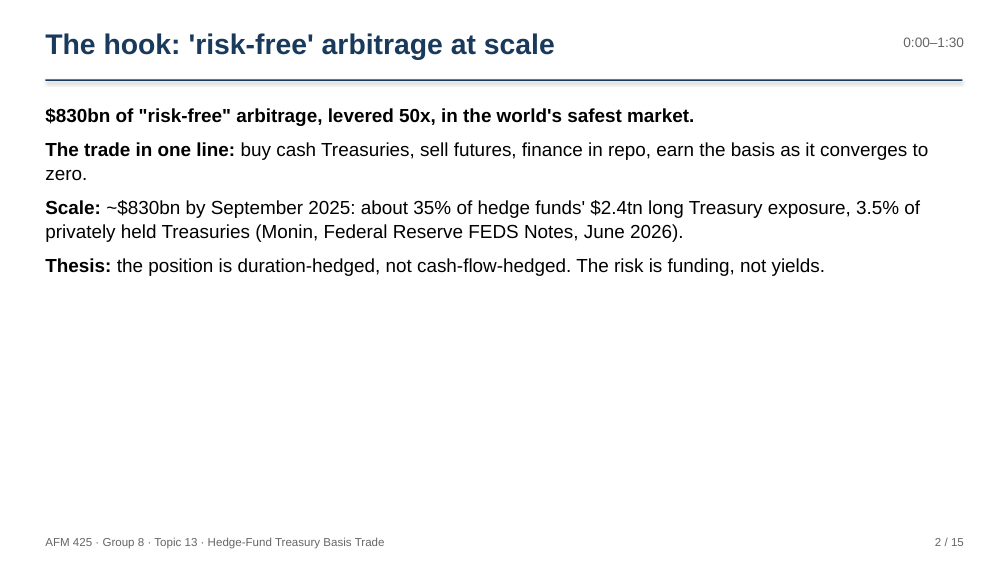
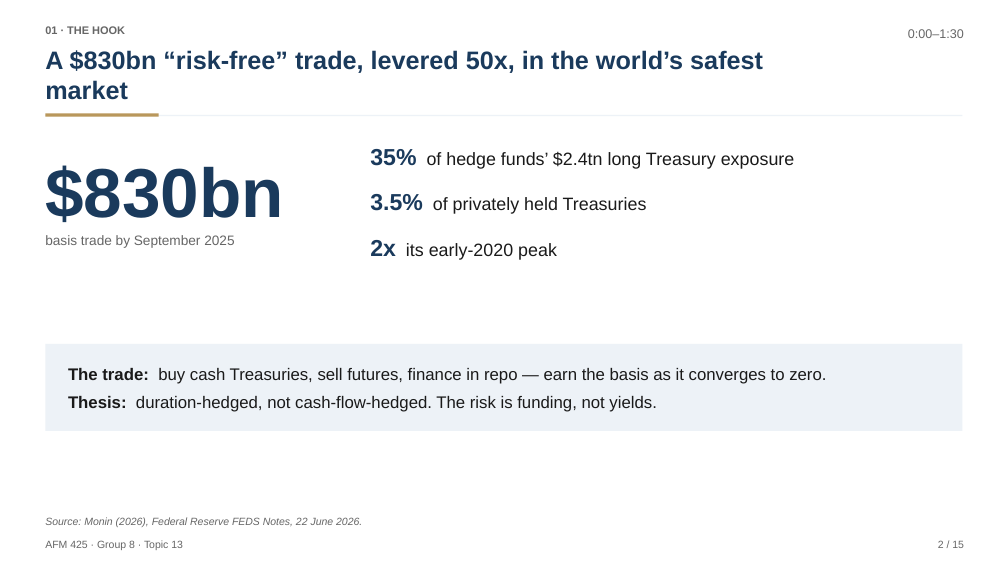
Before and after one commit to faketut/course, a slide deck: slide 2 of afm425/project/presentation/AFM425 Presentation Group 8.pptx. Drawn at 1008x567 pixels with LibreOffice and Linux fonts; fonts in the diff are those of the drawing. Boxes give left, top, right and bottom in pixels: in the first picture for what was removed or moved away, otherwise in the second. Text is boxed around its words. In the diff, an @@ line names an element or a change of style, - is before the commit and + after.

Commit message:
AFM425 Group 8: restyle deck PPTX (McKinsey/IB conventions)
- Action titles (claims with numbers), section kickers, source lines
- Navy cover, KPI band on quant slide, highlighted thesis row in stress table
- Numbered blocks for implications/takeaways. Content unchanged.

```diff
--- a/afm425/project/presentation/AFM425 Presentation Group 8.pptx
+++ b/afm425/project/presentation/AFM425 Presentation Group 8.pptx
@@ text at [45,26,125,34]: text changed; size 27 to 10.5 pt; text colour #1A3A5C to #666666 @@
-The hook: 'risk-free' arbitrage at scale
+01 · THE HOOK
@@ text "0:00–1:30": place and size @@
-text "0:00–1:30" at [903,37,964,47]
+text "0:00–1:30" at [908,29,964,38]
@@ text "0:00–1:30" at [908,29,964,38]: size 13 to 12 pt; line spacing 1 to 1.1; more space between paragraphs @@
@@ text added at [45,50,763,100], 24 pt, text #1A3A5C, bold @@
+A $830bn “risk-free” trade, levered 50x, in the world’s safest market
@@ rectangle: place and size @@
-rectangle at [45,79,963,81]
+rectangle at [45,115,963,116]
@@ rectangle at [45,115,963,116]: fill #1A3A5C to #EDF2F7; shadow off @@
@@ rectangle added at [45,113,159,116], fill #B9975B @@
@@ text added at [370,149,794,260], 17 pt, text #1A1A1A @@
+35% of hedge funds’ $2.4tn long Treasury exposure
+3.5% of privately held Treasuries
+2x its early-2020 peak
@@ text added at [45,165,284,222], 66 pt, text #1A3A5C, bold @@
+$830bn
@@ text added at [45,235,234,248], 13 pt, text #666666 @@
+basis trade by September 2025
@@ rectangle added at [45,344,963,431], fill #EDF2F7 @@
@@ text at [68,368,826,412]: text changed; size 18 to 16 pt; text colour #000000 to #1A1A1A @@
-$830bn of "risk-free" arbitrage, levered 50x, in the world's safest market.
-The trade in one line: buy cash Treasuries, sell futures, finance in repo, earn the basis as it converges to zero.
-Scale: ~$830bn by September 2025: about 35% of hedge funds' $2.4tn long Treasury exposure, 3.5% of privately held Treasuries (Monin, Federal Reserve FEDS Notes, June 2026).
-Thesis: the position is duration-hedged, not cash-flow-hedged. The risk is funding, not yields.
+The trade: buy cash Treasuries, sell futures, finance in repo — earn the basis as it converges to zero.
+Thesis: duration-hedged, not cash-flow-hedged. The risk is funding, not yields.
@@ text added at [45,517,362,527], 10 pt, text #666666, italic @@
+Source: Monin (2026), Federal Reserve FEDS Notes, 22 June 2026.
@@ text "2 / 15" at [938,540,964,548]: size 11 to 10 pt; line spacing 1 to 1.1; more space between paragraphs @@
@@ text at [45,540,183,550]: text changed; size 11 to 10 pt @@
-AFM 425 · Group 8 · Topic 13 · Hedge-Fund Treasury Basis Trade
+AFM 425 · Group 8 · Topic 13
```
Also in this commit, not shown: 14 other slides changed.
